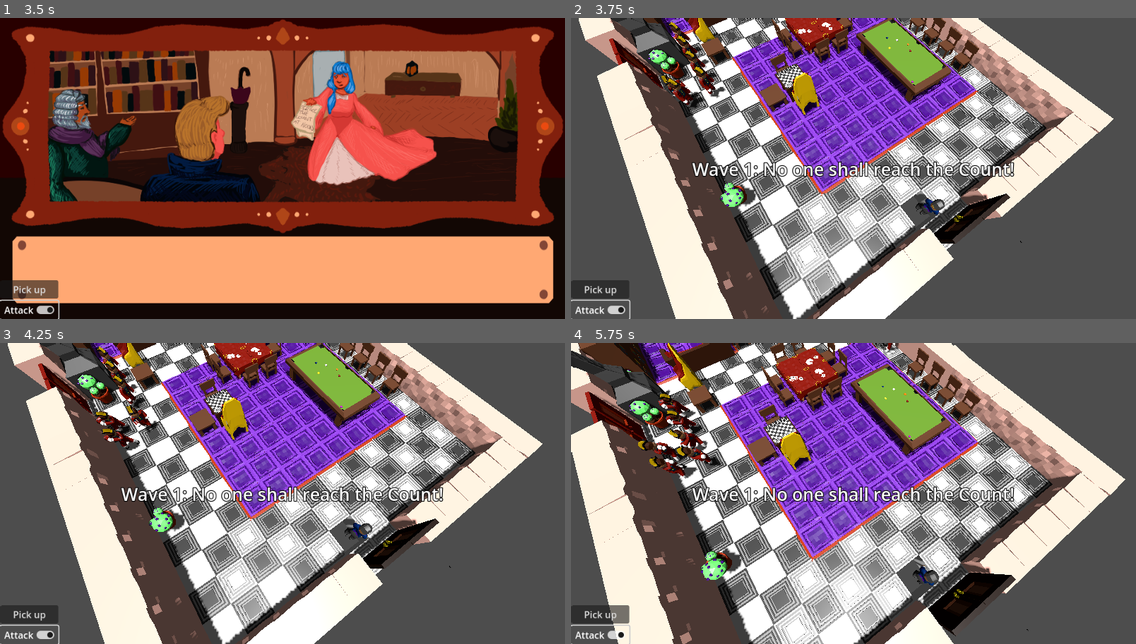
Above: before the commit, frames 1-4 (two rows, left to right).
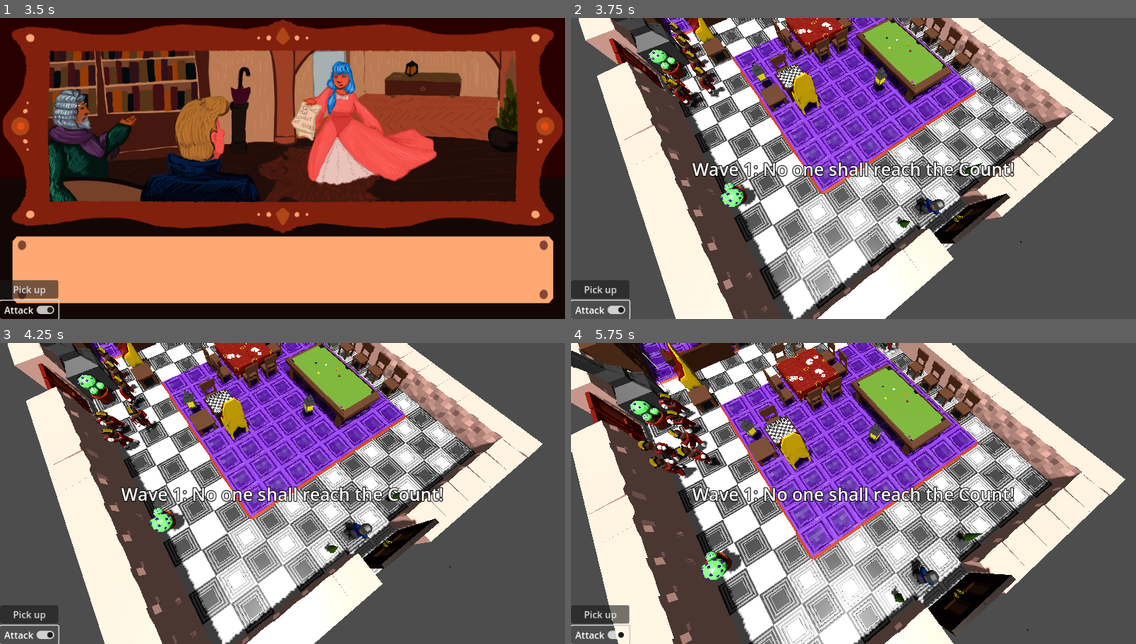
Above: after the commit, the same moments.

Repository: pinguinosod/gse_winterjam2024
Game: Godot game, scene res://main.tscn
Same seed, same stepped clock (60 frames per second), same inputs: the game is played once before the commit and once after it.
Inputs (mouse positions are in pixels of both pictures, inside the frame that each line leads up to):
- Up to frame 1 (3.5 s): click (288, 285) at 0.5 s; click "Pick up" at 1.25 s; click "Attack" at 2 s; tap Enter (end_turn) at 2.75, 2.85 s; move the mouse to (406, 153) at 2.77 s; hold D (move_right) from 2.78 s (still down); click (406, 153) at 2.92 s
- Up to frame 2 (3.75 s): tap Space at 3.5 s; move the mouse to (740, 183) at 3.52 s; release D (move_right) at 3.53 s; hold S (move_down) from 3.53 s (still down); tap Enter (end_turn) at 3.6 s
- Up to frame 3 (4.25 s): keep holding S (move_down)
- Up to frame 4 (5.75 s): move the mouse to (910, 427) at 4.27 s; release S (move_down) at 4.28 s; hold D (move_right) 4.28-5.03 s; tap Enter (end_turn) at 4.35, 5.1 s; move the mouse to (825, 553) at 5.02 s; hold W (move_up) from 5.03 s (still down); click (825, 553) at 5.17 s

Frame 1 is identical in both runs. In frame 2, 0.7% of the frame differs, in the area x 7-73%, y 0-71%; in frame 3, 0.6%; in frame 4, 1.0%, in the area x 3-73%, y 0-87%.
Error in both runs: Invalid access to property or key 'enemyWaves' on a base object of type 'Nil'. (res://scripts/game_manager.gd:213)

Commit message:
Placed some weapons in room

Diff:
--- a/rooms.tscn
+++ b/rooms.tscn
@@ -1,10 +1,16 @@
-[gd_scene load_steps=7 format=3 uid="uid://crj37bo36phwd"]
+[gd_scene load_steps=13 format=3 uid="uid://crj37bo36phwd"]
 
 [ext_resource type="MeshLibrary" uid="uid://cb68cd7vsqlkw" path="res://MeshLibrary.tres" id="1_aqf6v"]
 [ext_resource type="Script" path="res://scripts/rooms.gd" id="2_xim5h"]
 [ext_resource type="PackedScene" uid="uid://d08nbs8ih5ubf" path="res://models/Deco/playingCardsDeco.glb" id="3_5mwfy"]
 [ext_resource type="PackedScene" uid="uid://3or1thien0hc" path="res://models/CharactersAnimations/countessLockpickingDress.glb" id="3_omxne"]
 [ext_resource type="PackedScene" uid="uid://bni2edah137j8" path="res://models/Deco/evilDoor.glb" id="4_om6u3"]
+[ext_resource type="PackedScene" uid="uid://b2yw7qh31m1jr" path="res://PickableItems/weapon_1_(lamp).tscn" id="6_o5c1p"]
+[ext_resource type="PackedScene" uid="uid://ccvb6q28khbj2" path="res://PickableItems/weapon_2_(ski_stick).tscn" id="7_wa2e1"]
+[ext_resource type="PackedScene" uid="uid://cik5veric2ysk" path="res://PickableItems/weapon_3_(ski).tscn" id="8_fe4lj"]
+[ext_resource type="PackedScene" uid="uid://c68jlq0my3nvd" path="res://PickableItems/weapon_4_(book).tscn" id="9_erj83"]
+[ext_resource type="PackedScene" uid="uid://vny4gefdyuvv" path="res://PickableItems/weapon_5_(fire_book).tscn" id="10_eq80y"]
+[ext_resource type="PackedScene" uid="uid://rxo778xmvo8y" path="res://PickableItems/weapon_6_(umbrella).tscn" id="11_bn1it"]
 
 [sub_resource type="BoxShape3D" id="BoxShape3D_hmtjr"]
 size = Vector3(34.6621, 1, 20.757)
@@ -18,7 +24,7 @@
 mesh_library = ExtResource("1_aqf6v")
 cell_size = Vector3(1, 1, 1)
 data = {
-"cells": PackedInt32Array(0, 0, 1, 1, 0, 1, 2, 0, 1, 3, 0, 1 …(2091 unchanged characters)… , 1, 2, 0, 1, 3, 786433, 1, 5, 1, 1, 6, 15, 5, 9, 1441803, 6, 9, 1441803, 6, 8, 14 …(6091 unchanged characters)…
+"cells": PackedInt32Array(0, 0, 1, 1, 0, 1, 2, 0, 1, 3, 0, 1 …(2091 unchanged characters)… , 1, 2, 0, 1, 3, 786433, 1, 5, 1, 1, 6, 0, 5, 9, 1441803, 6, 9, 1441803, 6, 8, 14 …(6091 unchanged characters)…
 }
 metadata/_editor_floor_ = Vector3(0, 1, 0)
 
@@ -34,13 +40,13 @@
 transform = Transform3D(3.23986, 0, 0, 0, 3.55361, 0, 0, 0, 3.2583, 11.313, 1.68465, 8.25856)
 
 [node name="evilDoor3" parent="Room01/Deco" instance=ExtResource("4_om6u3")]
-transform = Transform3D(-4.37114e-08, 0, 1, 0, 1, 0, -1, 0, -4.37114e-08, 25.0337, 1.0609, 13.0296)
+transform = Transform3D(-4.37114e-08, 0, 0.975206, 0, 1, 0, -1, 0, -4.26276e-08, 25.0264, 1.0609, 13.0296)
 
 [node name="evilDoor" parent="Room01/Deco" instance=ExtResource("4_om6u3")]
-transform = Transform3D(-4.37114e-08, 0, 1, 0, 1, 0, -1, 0, -4.37114e-08, 12.9683, 0.92686, 13.0345)
+transform = Transform3D(-4.37114e-08, 0, 0.882315, 0, 1, 0, -1, 0, -3.85672e-08, 12.9258, 0.92686, 13.0345)
 
 [node name="evilDoor2" parent="Room01/Deco" instance=ExtResource("4_om6u3")]
-transform = Transform3D(-4.37114e-08, 0, -1, 0, 1, 0, 1, 0, -4.37114e-08, 10.9839, 0.92686, 1.06457)
+transform = Transform3D(-4.37114e-08, 0, -0.975206, 0, 1, 0, 1, 0, -4.26276e-08, 11.0754, 0.92686, 1.06457)
 
 [node name="StaticBody3D" type="StaticBody3D" parent="."]
 transform = Transform3D(1, 0, 0, 0, 1, 0, 0, 0, 1, 0, 2.6982, 0)
@@ -51,3 +57,48 @@
 
 [node name="countessLockpickingDress" parent="." instance=ExtResource("3_omxne")]
 transform = Transform3D(1, 0, 0, 0, 1, 0, 0, 0, 1, 24.4238, 1.16972, 6.54379)
+
+[node name="Weapon 1 (Lamp)" parent="." instance=ExtResource("6_o5c1p")]
+transform = Transform3D(1, 0, 0, 0, 1, 0, 0, 0, 1, 17.547, 1, 10.4931)
+
+[node name="Weapon 2 (Ski Stick)" parent="." instance=ExtResource("7_wa2e1")]
+transform = Transform3D(1, 0, 0, 0, 1, 0, 0, 0, 1, 22.4999, 1, 11.6419)
+
+[node name="weapon 3 (Ski)" parent="." instance=ExtResource("8_fe4lj")]
+transform = Transform3D(1, -1.49012e-08, 0, 0, 1, 0, 1.49012e-08, 5.96046e-08, 1, 20.2537, 1, 12.4272)
+
+[node name="Weapon 4 (Book)" parent="." instance=ExtResource("9_erj83")]
+transform = Transform3D(1, 0, 0, 0, 1, 0, 0, 0, 1, 15.4487, 1, 7.48355)
+
+[node name="Weapon 4 (Book)2" parent="." instance=ExtResource("9_erj83")]
+transform = Transform3D(1, 0, 0, 0, 1, 0, 0, 0, 1, 16.4657, 1, 4.49609)
+
+[node name="Weapon 4 (Book)3" parent="." instance=ExtResource("9_erj83")]
+transform = Transform3D(1, 0, 0, 0, 1, 0, 0, 0, 1, 20.3887, 1, 5.59826)
+
+[node name="Weapon 5 (Fire Book)" parent="." instance=ExtResource("10_eq80y")]
+transform = Transform3D(1, 0, 0, 0, 1, 0, 0, 0, 1, 13.4043, 0.92686, 2.48748)
+
+[node name="Weapon 6 (Umbrella)" parent="." instance=ExtResource("11_bn1it")]
+transform = Transform3D(1, 0, 0, 0, 1, 0, 0, 0, 1, 1.4965, 0.92686, 5.56741)
+
+[node name="Weapon 6 (Umbrella)2" parent="." instance=ExtResource("11_bn1it")]
+transform = Transform3D(1, 0, 0, 0, 1, 0, 0, 0, 1, 1.56175, 0.92686, 8.55696)
+
+[node name="Weapon 1 (Lamp)2" parent="." instance=ExtResource("6_o5c1p")]
+transform = Transform3D(1, 0, 0, 0, 1, 0, 0, 0, 1, 9.48273, 0.92686, 4.52197)
+
+[node name="Weapon 1 (Lamp)3" parent="." instance=ExtResource("6_o5c1p")]
+transform = Transform3D(1, 0, 0, 0, 1, 0, 0, 0, 1, 6.48995, 0.92686, 8.46432)
+
+[node name="Weapon 5 (Fire Book)2" parent="." instance=ExtResource("10_eq80y")]
+transform = Transform3D(1, 0, 0, 0, 1, 0, 0, 0, 1, 15.4629, 0.92686, 2.44163)
+
+[node name="Weapon 6 (Umbrella)3" parent="." instance=ExtResource("11_bn1it")]
+transform = Transform3D(1, 0, 0, 0, 1, 0, 0, 0, 1, 10.6042, 0.92686, 12.5331)
+
+[node name="Weapon 4 (Book)4" parent="." instance=ExtResource("9_erj83")]
+transform = Transform3D(1, 0, 0, 0, 1, 0, 0, 0, 1, 23.537, 1, 3.481)
+
+[node name="Weapon 4 (Book)5" parent="." instance=ExtResource("9_erj83")]
+transform = Transform3D(1, 0, 0, 0, 1, 0, 0, 0, 1, 23.431, 1, 5.524)
Not shown: 2 places in MeshLibrary.tres that only renumber resources
Not shown: 1 places in models/tiles/carpetTile2.tres that only renumber resources
Not shown: 1 places in models/tiles/couchSmall.tres that only renumber resources
Not shown: 1 places in models/tiles/sideTable.tres that only renumber resources
